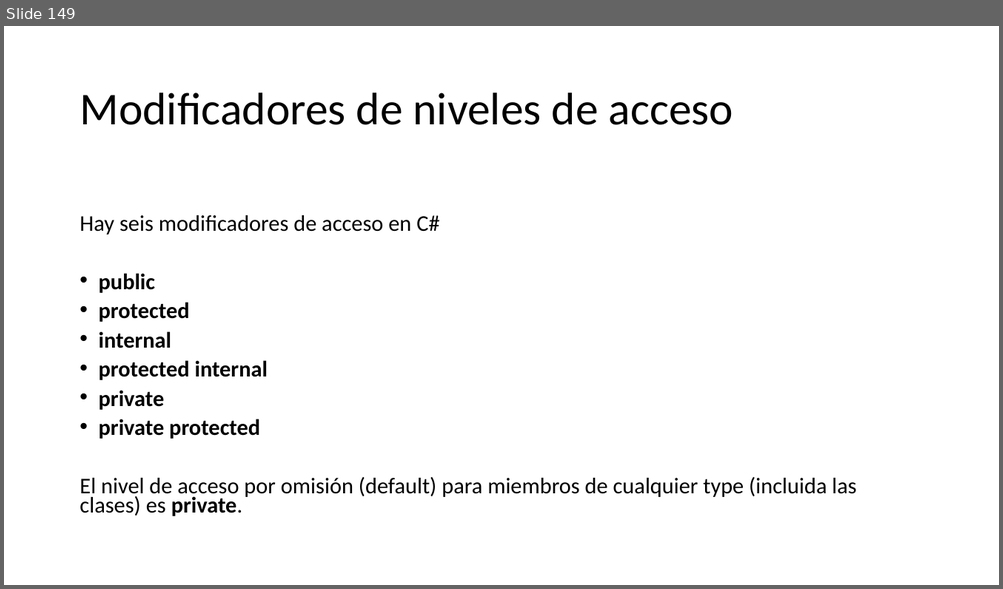
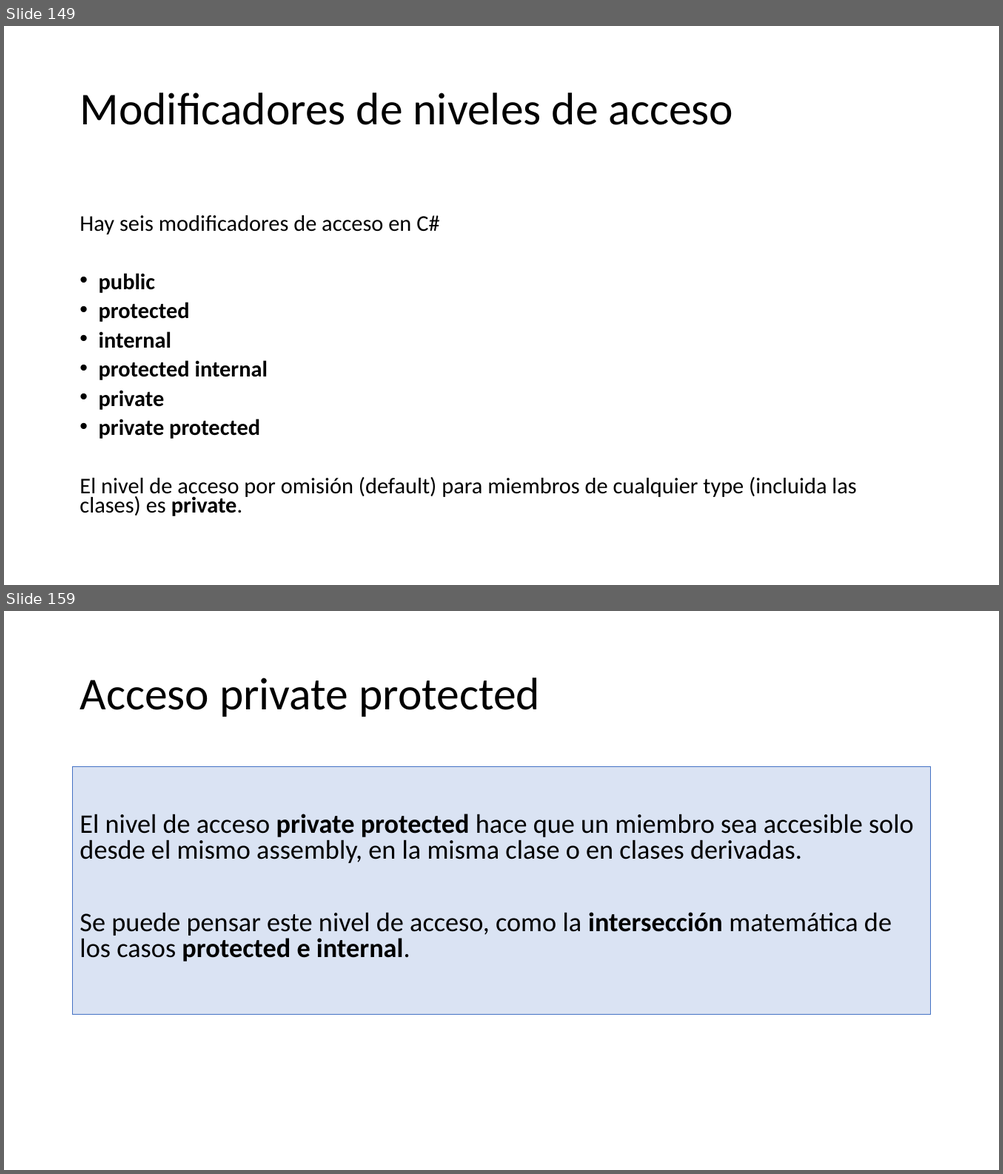
Before and after one commit to AlbertOsinaga/CursoCSharp__8, a slide deck: CSharpQuickReferencia.pptx. Shown one above the other, each under a label of ours: slide 149 before the commit, slides 149 and 159 after it; the slides between them are not shown. The pictures are 1003x589 and 1003x1174 pixels, drawn with LibreOffice and Linux fonts; fonts in the diff are those of the drawing. Boxes give left, top, right and bottom in pixels: in the first picture for what was removed or moved away, otherwise in the second. Text is boxed around its words. In the diff, an @@ line names an element or a change of style, - is before the commit and + after.

```diff
--- a/CSharpQuickReferencia.pptx
+++ b/CSharpQuickReferencia.pptx
@@ slide 159 added at <box>4,611,999,1170</box>, background #FFFFFF @@
@@ title added at <box>79,678,540,717</box>, 44 pt, text #000000 @@
+Acceso private protected
@@ text added at <box>73,767,930,1015</box>, fill #DAE3F3, outline #4472C4 0.75 pt, 25.9 pt, text #000000 @@
+El nivel de acceso private protected hace que un miembro sea accesible solo desde el mismo assembly, en la misma clase o en clases derivadas.
+Se puede pensar este nivel de acceso, como la intersección matemática de los casos protected e internal.
```
Also in this commit, not shown: 1 slide changed, 10 other slides added.
